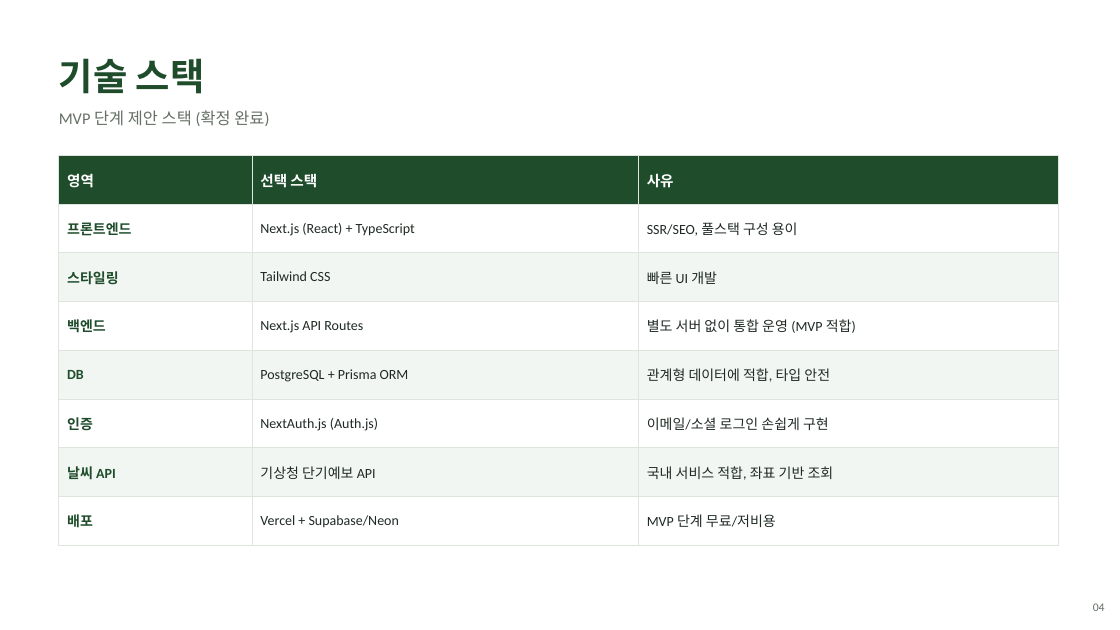
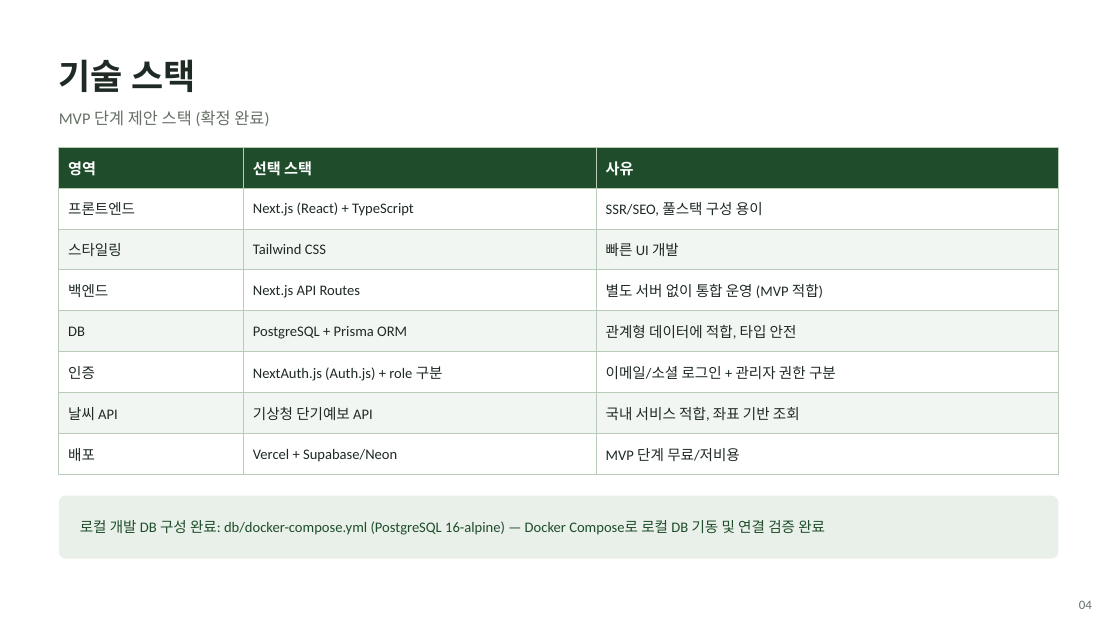
Before and after one commit to haekongpapa/scorecaddie, a slide deck: slide 4 of doc/ScoreCaddie_분석설계_요약.pptx. Drawn at 1120x630 pixels with LibreOffice and Linux fonts; fonts in the diff are those of the drawing. Boxes give left, top, right and bottom in pixels: in the first picture for what was removed or moved away, otherwise in the second. Text is boxed around its words. In the diff, an @@ line names an element or a change of style, - is before the commit and + after.

Commit message:
스코어 등록/조회/상세 화면 고도화 및 설계문서 동기화
- DB 스키마: GolfCourseHole, Role, 스코어카드 상세 필드(teeShotResult 등),
  GolfCourseLoop, User.thirdPartyConsent 마이그레이션 반영
- 목업 14개 화면 추가/개편 (doc/mockups/):
  - 07 스코어 등록 2-Step(코스 선택 → 스코어카드 입력, GolfCourseLoop 연동)
  - 08 스코어 조회 조건 개편(기간/골프장/사용자 범위, 동의 게이팅)
  - 09 라운드 상세 홀별 스코어 매트릭스(티샷결과/GIR/스크램블링/샌드세이브)
  - 11~14 관리자 화면(골프장/Par/CSV 업로드/회원 관리)
  - 화면 간 파라미터 연계(04/05/06/08/09 → 07, 08 → 09) 정리
  - 03 회원가입/10 마이페이지 제3자 정보제공 동의 UI
- doc/pages.md: 화면별 설계 문서 신규 작성 및 갱신
- doc/ScoreCaddie_분석설계_요약.pptx: PK/FK 명기, GolfCourseLoop/신규 화면/
  기능 요약 반영
- memory.md: 작업 이력 기록

```diff
--- a/doc/ScoreCaddie_분석설계_요약.pptx
+++ b/doc/ScoreCaddie_분석설계_요약.pptx
@@ text "기술 스택" at (59, 59, 195, 92): size 32 to 30 pt, text colour #1F4D2C to #1F2A24 @@
@@ table at (59, 147, 1059, 475) @@
-row 6, column 2: NextAuth.js (Auth.js)
+row 6, column 2: NextAuth.js (Auth.js) + role 구분
-row 6, column 3: 이메일/소셜 로그인 손쉽게 구현
+row 6, column 3: 이메일/소셜 로그인 + 관리자 권한 구분
@@ size 12.5 to 13 pt in "영역", "선택 스택", "사유" @@
@@ size 12 to 12.5 pt in "프론트엔드", "Next.js (React) + TypeScript", "SSR/SEO, 풀스택 구성 용이", "스타일링" and 15 more places @@
@@ text colour #1F4D2C to #1F2A24, bold off in "프론트엔드", "스타일링", "백엔드", "DB" and 3 more places @@
@@ borders changed @@
@@ table: place and size @@
-table at (59, 155, 1059, 567)
+table at (59, 147, 1059, 475)
@@ rounded rectangle added at (59, 496, 1059, 559), fill #E9F0E9 @@
@@ text added at (80, 520, 825, 535), 12.5 pt, text #1F4D2C @@
+로컬 개발 DB 구성 완료: db/docker-compose.yml (PostgreSQL 16-alpine) — Docker Compose로 로컬 DB 기동 및 연결 검증 완료
@@ text "04": place and size @@
-text "04" at (1093, 603, 1105, 611)
+text "04" at (1079, 601, 1092, 609)
@@ text "04" at (1079, 601, 1092, 609): size 10 to 11 pt @@
```
Also in this commit, not shown: 10 other slides changed, 5 slides added, 1 slide removed, 37 other files.
